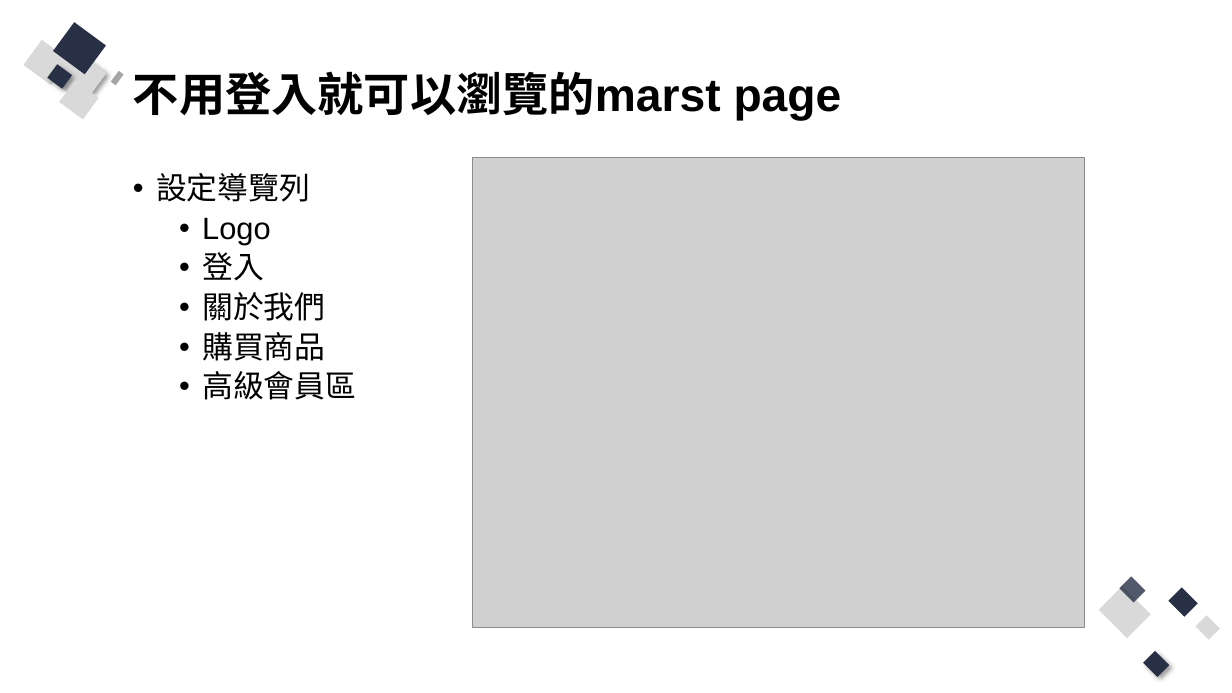
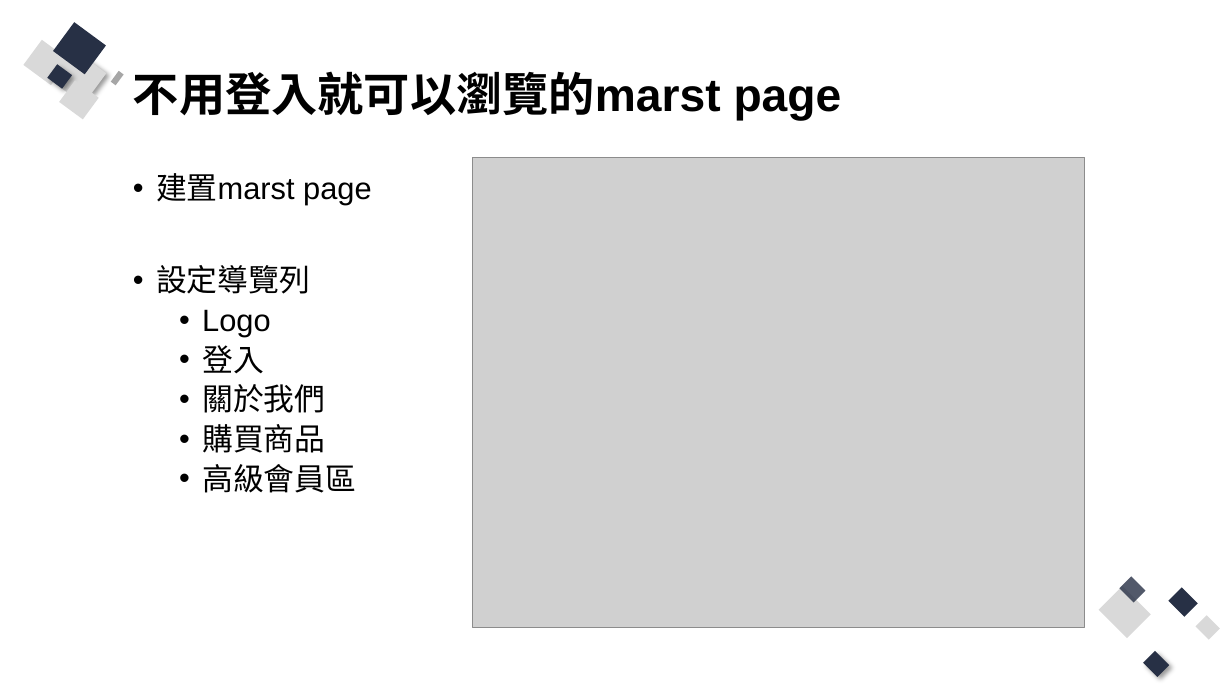
Before and after one commit to Q81JIAXIONG/-, a slide deck: slide 11 of 投影片/4.實作-帳號註冊、登入網頁.pptx (slide 12 before the commit). Drawn at 1232x693 pixels with LibreOffice and Linux fonts; fonts in the diff are those of the drawing; grey boxes stand for pictures. Boxes give left, top, right and bottom in pixels: in the first picture for what was removed or moved away, otherwise in the second. Text is boxed around its words. In the diff, an @@ line names an element or a change of style, - is before the commit and + after.

```diff
--- a/投影片/4.實作-帳號註冊、登入網頁.pptx
+++ b/投影片/4.實作-帳號註冊、登入網頁.pptx
@@ text at (x1=156, y1=173, x2=372, y2=205): paragraph added @@
+  • 建置marst page
```
Also in this commit, not shown: 6 other slides changed, 1 slide added, 1 slide removed, 13 other files.
